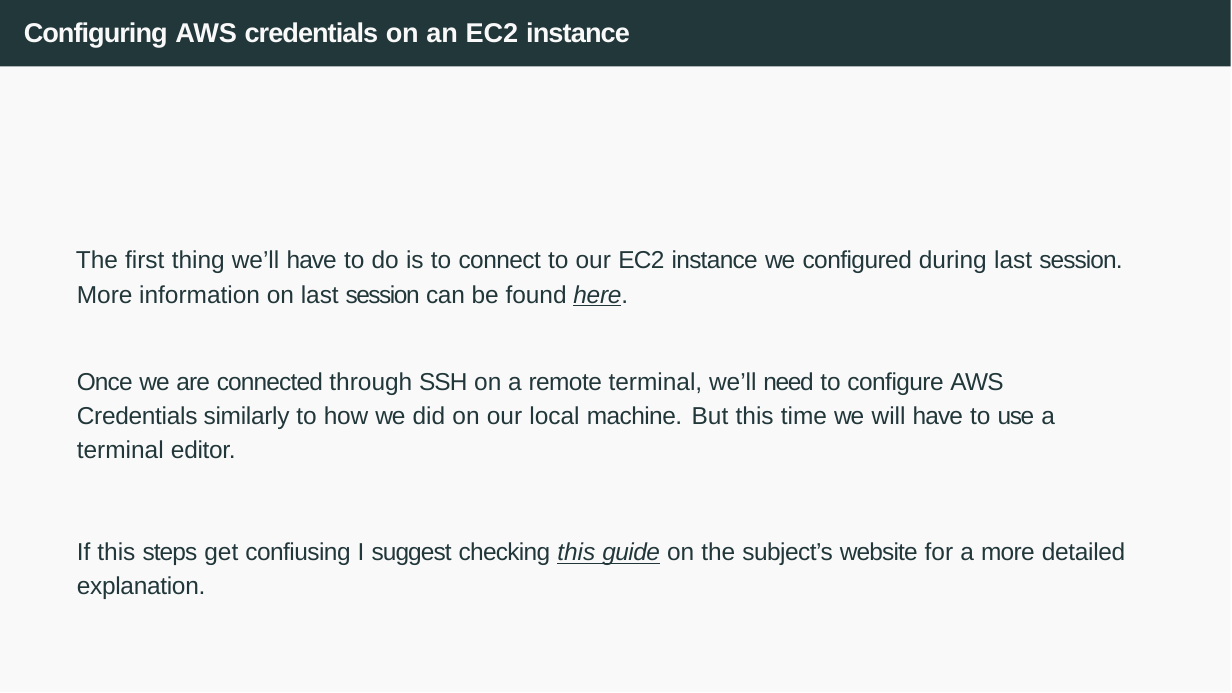
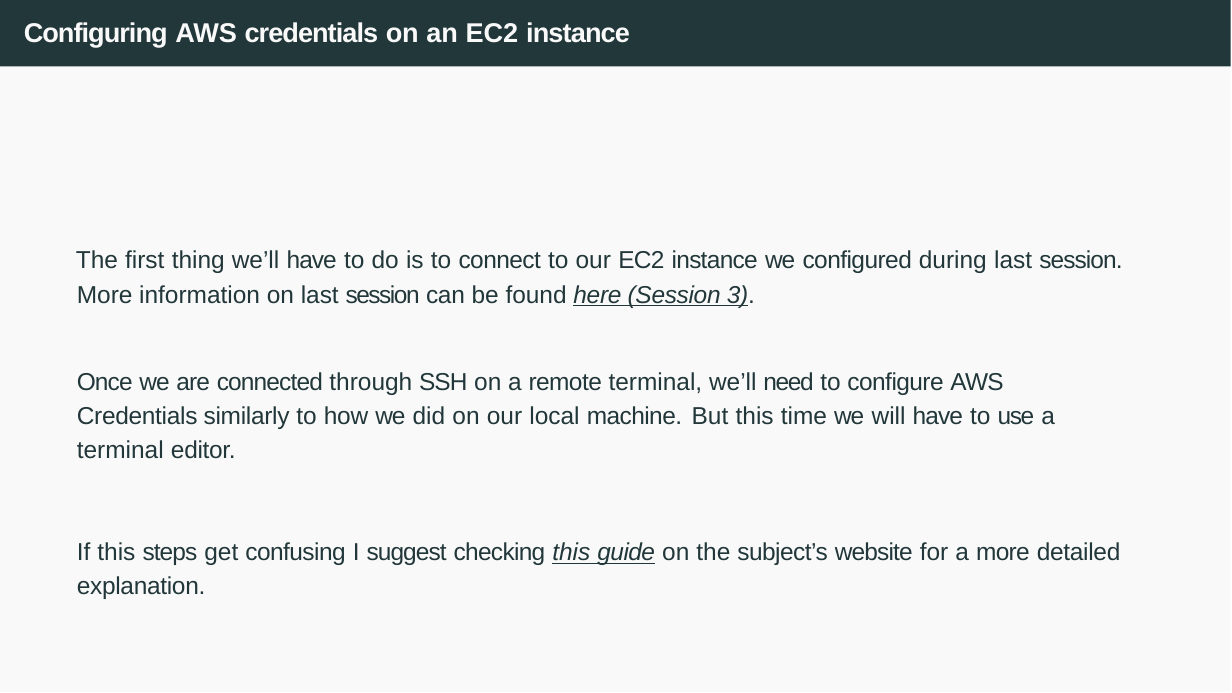
Before and after one commit to joanpaucm/HPDCB, a slide deck: slide 33 of src/slides/Session 4 - AWS S3-2026.pptx. Drawn at 1232x693 pixels with LibreOffice and Linux fonts; fonts in the diff are those of the drawing. Boxes give left, top, right and bottom in pixels: in the first picture for what was removed or moved away, otherwise in the second. Text is boxed around its words. In the diff, an @@ line names an element or a change of style, - is before the commit and + after.

```diff
--- a/src/slides/Session 4 - AWS S3-2026.pptx
+++ b/src/slides/Session 4 - AWS S3-2026.pptx
@@ text at box(76, 250, 1122, 308): text changed @@
-The first thing we’ll have to do is to connect to our EC2 instance we configured during last session. More information on last session can be found here.
+The first thing we’ll have to do is to connect to our EC2 instance we configured during last session. More information on last session can be found here (Session 3).
@@ text at box(77, 542, 1121, 565): text changed @@
-If this steps get confiusing I suggest checking this guide on the subject’s website for a more detailed explanation.
+If this steps get confusing I suggest checking this guide on the subject’s website for a more detailed explanation.
```
Also in this commit, not shown: 1 other slide changed, 1 other file.
